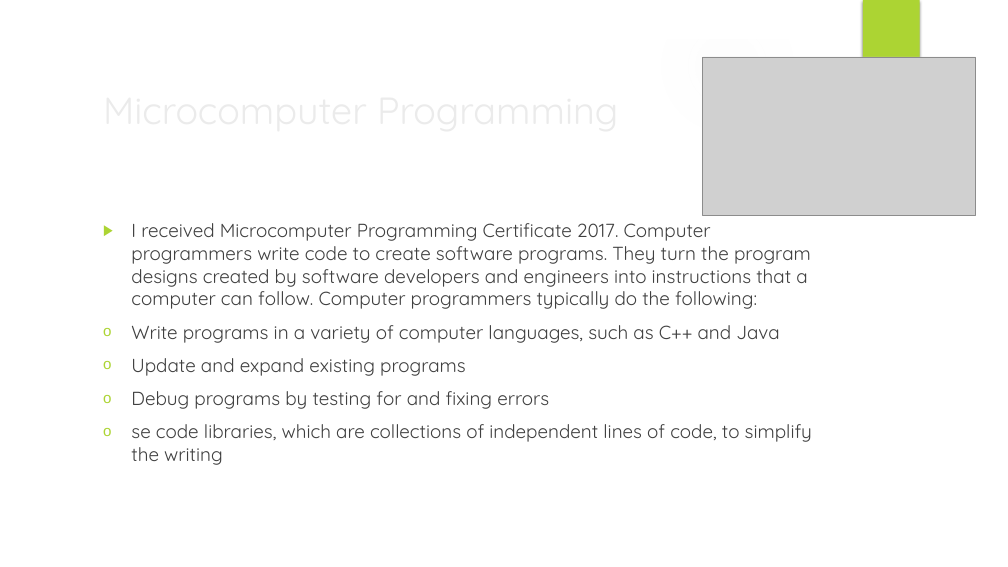
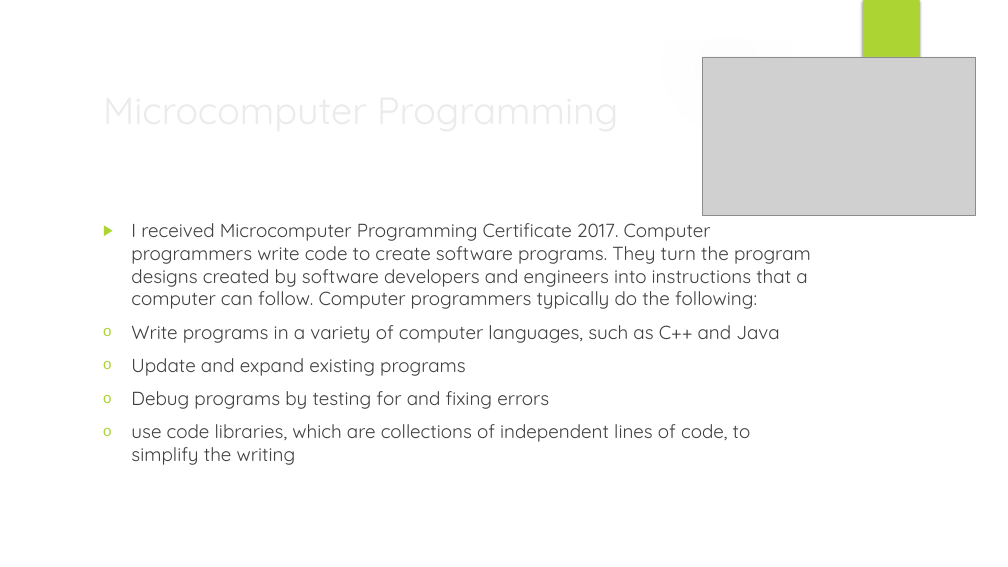
Before and after one commit to elenaStenina/elenaStenina.github.io, a slide deck: slide 6 of pdf/Elena Stenina presentation.pptx. Drawn at 1008x567 pixels with LibreOffice and Linux fonts; fonts in the diff are those of the drawing; grey boxes stand for pictures; background and template pictures are left out. Boxes give left, top, right and bottom in pixels: in the first picture for what was removed or moved away, otherwise in the second. Text is boxed around its words. In the diff, an @@ line names an element or a change of style, - is before the commit and + after.

```diff
--- a/pdf/Elena Stenina presentation.pptx
+++ b/pdf/Elena Stenina presentation.pptx
@@ text at [131,424,751,465]: text changed @@
-o se code libraries, which are collections of independent lines of code, to simplify the writing
+o use code libraries, which are collections of independent lines of code, to simplify the writing
```
Also in this commit, not shown: 2 other slides changed.
